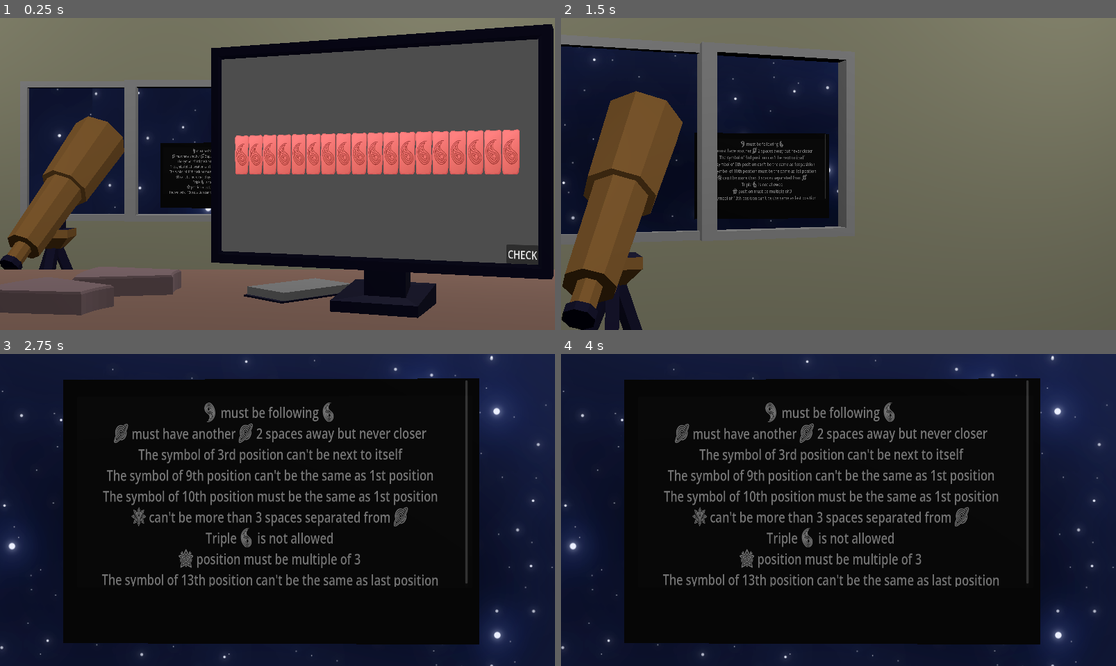
Above: before the commit, frames 1-4 (two rows, left to right).
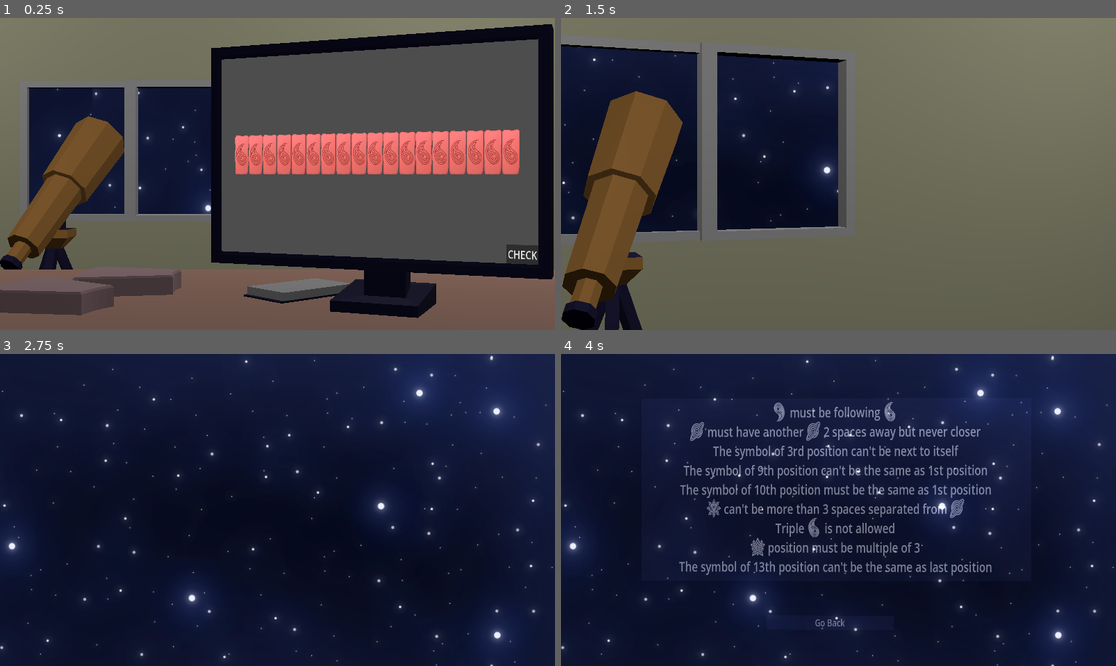
Above: after the commit, the same moments.

Repository: Wendfrey/minijam_210_astral
Game: Godot game, scene res://Scenes/Nivel.tscn
Same seed, same stepped clock (60 frames per second), same inputs: the game is played once before the commit and once after it. This scene is started directly instead of the project's main scene.
Inputs (mouse positions are in pixels of both pictures, inside the frame that each line leads up to):
- Up to frame 1 (0.25 s): no input
- Up to frame 2 (1.5 s): click (677, 149) at 0.5 s; tap Enter at 1.25 s; move the mouse to (960, 158) at 1.27 s; tap P at 1.35 s; click (960, 158) at 1.42 s
- Up to frame 3 (2.75 s): drag from (166, 525) to (249, 572) at 2.02 s
- Up to frame 4 (4 s): move the mouse to (894, 441) at 2.77 s; tap P at 2.85 s; click (894, 441) at 2.92 s; tap Space at 3.5 s; drag from (810, 572) to (672, 463) at 3.52 s

The runs differ from the first frame. In frame 1, 1.9% of the frame differs, in the area x 28-39%, y 39-62%; in frame 2, 4.1%; in frame 3, 58%; in frame 4, 63%, in the area x 11-87%, y 7-94%.

Commit message:
ahora si se ve bien!!!!

Diff:
--- a/minijam-210-astral/Scenes/Nivel.tscn
+++ b/minijam-210-astral/Scenes/Nivel.tscn
@@ -63,10 +63,22 @@
 "update": 1,
 "values": [true]
 }
+tracks/3/type = "value"
+tracks/3/imported = false
+tracks/3/enabled = true
+tracks/3/path = NodePath("../../Screen/Quad:surface_material_override/0:albedo_color")
+tracks/3/interp = 1
+tracks/3/loop_wrap = true
+tracks/3/keys = {
+"times": PackedFloat32Array(0),
+"transitions": PackedFloat32Array(1),
+"update": 0,
+"values": [Color(0, 0, 0, 1)]
+}
 
 [sub_resource type="Animation" id="Animation_mr7q5"]
 resource_name = "ToWindow"
-length = 2.1
+length = 2.5
 tracks/0/type = "value"
 tracks/0/imported = false
 tracks/0/enabled = true
@@ -102,6 +114,18 @@
 "transitions": PackedFloat32Array(1, 1),
 "update": 1,
 "values": [false, false]
+}
+tracks/3/type = "value"
+tracks/3/imported = false
+tracks/3/enabled = true
+tracks/3/path = NodePath("../../Screen/Quad:surface_material_override/0:albedo_color")
+tracks/3/interp = 1
+tracks/3/loop_wrap = true
+tracks/3/keys = {
+"times": PackedFloat32Array(2.2, 2.5),
+"transitions": PackedFloat32Array(1, 1),
+"update": 0,
+"values": [Color(0, 0, 0, 1), Color(1, 1, 1, 1)]
 }
 
 [sub_resource type="Animation" id="Animation_c7umo"]
@@ -144,6 +168,18 @@
 "update": 1,
 "values": [true, true]
 }
+tracks/3/type = "value"
+tracks/3/imported = false
+tracks/3/enabled = true
+tracks/3/path = NodePath("../../Screen/Quad:surface_material_override/0:albedo_color")
+tracks/3/interp = 1
+tracks/3/loop_wrap = true
+tracks/3/keys = {
+"times": PackedFloat32Array(0, 10),
+"transitions": PackedFloat32Array(1, 1),
+"update": 0,
+"values": [Color(0, 0, 0, 1), Color(0, 0, 0, 1)]
+}
 
 [sub_resource type="AnimationLibrary" id="AnimationLibrary_mr7q5"]
 _data = {
@@ -152,12 +188,27 @@
 &"idle": SubResource("Animation_c7umo")
 }
 
+[sub_resource type="StyleBoxFlat" id="StyleBoxFlat_mr7q5"]
+bg_color = Color(0, 0, 0, 1)
+
+[sub_resource type="StyleBoxFlat" id="StyleBoxFlat_hyk74"]
+bg_color = Color(0.11764706, 0.11764706, 0.15686275, 1)
+
+[sub_resource type="StyleBoxFlat" id="StyleBoxFlat_8xpys"]
+bg_color = Color(0.11764706, 0.11764706, 0.15686275, 1)
+
+[sub_resource type="StyleBoxFlat" id="StyleBoxFlat_i2q11"]
+bg_color = Color(0.3137255, 0.3137255, 0.3529412, 1)
+
 [sub_resource type="ViewportTexture" id="ViewportTexture_mr7q5"]
 viewport_path = NodePath("Screen/SubViewport")
 
 [sub_resource type="StandardMaterial3D" id="StandardMaterial3D_hyk74"]
 resource_local_to_scene = true
+blend_mode = 1
+albedo_color = Color(0, 0, 0, 1)
 albedo_texture = SubResource("ViewportTexture_mr7q5")
+metallic_specular = 0.0
 
 [node name="Nivel" type="Node3D" unique_id=402974667]
 process_mode = 3
@@ -253,29 +304,44 @@
 
 [node name="CanvasLayer" type="CanvasLayer" parent="Screen/SubViewport/Control" unique_id=1041322602]
 
-[node name="Panel" type="Panel" parent="Screen/SubViewport/Control/CanvasLayer" unique_id=1936220604]
-anchors_preset = 15
-anchor_right = 1.0
-anchor_bottom = 1.0
-offset_left = 43.0
-offset_top = 40.0
-offset_right = -21.0
-offset_bottom = -131.0
+[node name="blackBg" type="Panel" parent="Screen/SubViewport/Control/CanvasLayer" unique_id=2101064657]
+anchors_preset = 15
+anchor_right = 1.0
+anchor_bottom = 1.0
+offset_left = -1.0
+offset_top = 2.0
+offset_right = 3.0
+offset_bottom = 6.0
 grow_horizontal = 2
 grow_vertical = 2
-
-[node name="RichTextLabel" type="RichTextLabel" parent="Screen/SubViewport/Control/CanvasLayer" unique_id=2031018883]
-anchors_preset = 15
-anchor_right = 1.0
-anchor_bottom = 1.0
-offset_left = 40.0
-offset_top = 4.0
-offset_right = -35.0
-offset_bottom = -134.0
+theme_override_styles/panel = SubResource("StyleBoxFlat_mr7q5")
+
+[node name="Panel" type="Panel" parent="Screen/SubViewport/Control/CanvasLayer/blackBg" unique_id=1936220604]
+layout_mode = 1
+anchors_preset = 15
+anchor_right = 1.0
+anchor_bottom = 1.0
+offset_left = 44.0
+offset_top = 38.0
+offset_right = -20.0
+offset_bottom = -150.0
+grow_horizontal = 2
+grow_vertical = 2
+theme_override_styles/panel = SubResource("StyleBoxFlat_hyk74")
+
+[node name="RichTextLabel" type="RichTextLabel" parent="Screen/SubViewport/Control/CanvasLayer/blackBg" unique_id=2031018883]
+layout_mode = 1
+anchors_preset = 15
+anchor_right = 1.0
+anchor_bottom = 1.0
+offset_left = 41.0
+offset_top = 2.0
+offset_right = -20.0
+offset_bottom = -3.0
 grow_horizontal = 2
 grow_vertical = 2
 bbcode_enabled = true
-text = "[center][font_size=35]
+text = "[center][font_size=33]
 [img width=45]res://assets/img/TinyIconB.png[/img] must be following [img width=45]res://assets/img/TinyIconA.png[/img]
 [img width=45]res://assets/img/TinyIconC.png[/img] must have another [img width=45]res://assets/img/TinyIconC.png[/img] 2 spaces away but never closer
 The symbol of 3rd position can't be next to itself
@@ -286,8 +352,22 @@
 [img width=45]res://assets/img/TinyIconE.png[/img] position must be multiple of 3
 The symbol of 13th position can't be the same as last position"
 
+[node name="BackButton" type="Button" parent="Screen/SubViewport/Control/CanvasLayer/blackBg" unique_id=722056834]
+layout_mode = 1
+anchors_preset = -1
+anchor_right = 1.0
+anchor_bottom = 1.0
+offset_left = 438.0
+offset_top = 556.0
+offset_right = -449.0
+offset_bottom = -43.0
+theme_override_font_sizes/font_size = 24
+theme_override_styles/normal = SubResource("StyleBoxFlat_8xpys")
+theme_override_styles/hover = SubResource("StyleBoxFlat_i2q11")
+text = "Go Back"
+
 [node name="Quad" type="MeshInstance3D" parent="Screen" unique_id=602470980]
-transform = Transform3D(1, 0, 0, 0, 1, 0, 0, 0, 1, 0, 0, 0.045)
+transform = Transform3D(1.0000008, 0, 0, 0, 1, 0, 0, 0, 1.0000008, 0, 0, 0)
 mesh = SubResource("QuadMesh_neig4")
 surface_material_override/0 = SubResource("StandardMaterial3D_hyk74")
 
@@ -300,5 +380,6 @@
 shape = SubResource("BoxShape3D_neig4")
 
 [connection signal="pressed" from="CanvasLayer/Button" to="CanvasLayer" method="_on_button_pressed"]
+[connection signal="pressed" from="Screen/SubViewport/Control/CanvasLayer/blackBg/BackButton" to="CanvasLayer" method="_on_back_button_pressed"]
 
 [editable path="level"]
--- a/minijam-210-astral/scripts/LevelCameraControls.gd
+++ b/minijam-210-astral/scripts/LevelCameraControls.gd
@@ -7,3 +7,10 @@
 func _on_button_pressed():
 	CameraAnimation.play("ToWindow")
 	pass # Replace with function body.
+
+
+func _on_back_button_pressed():
+	CameraAnimation.play_backwards("ToWindow")
+	await CameraAnimation.animation_finished
+	CameraAnimation.play("idle")
+	pass # Replace with function body.
